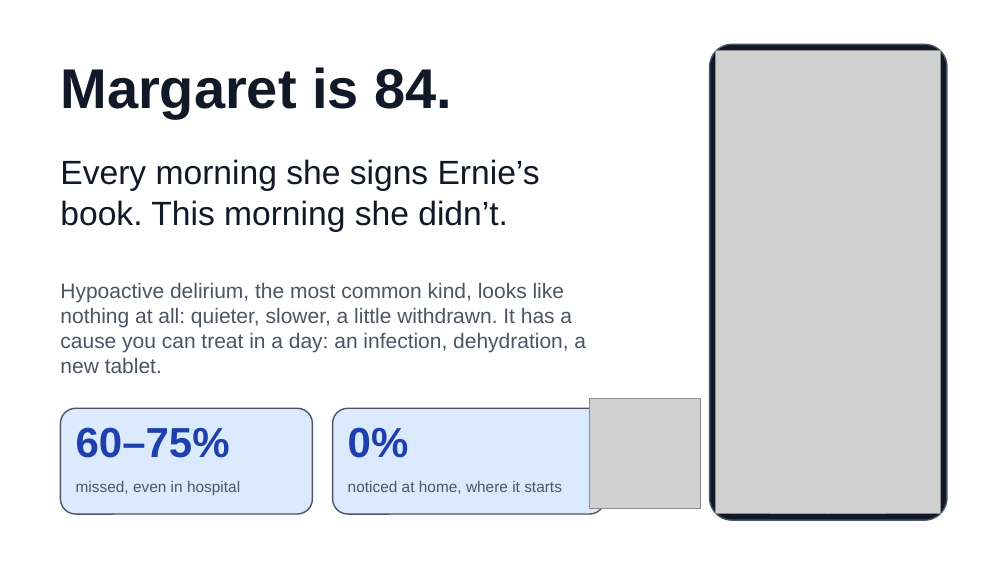
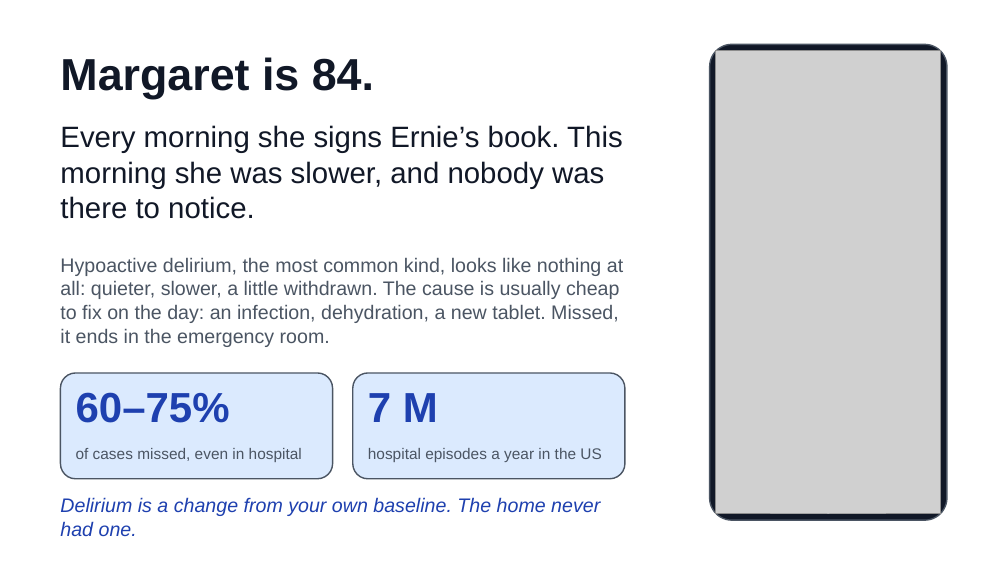
Before and after one commit to cpluntke/ernie, a slide deck: slide 2 of docs/talk/ernie-talk.pptx. Drawn at 1008x567 pixels with LibreOffice and Linux fonts; fonts in the diff are those of the drawing; grey boxes stand for pictures. Boxes give left, top, right and bottom in pixels: in the first picture for what was removed or moved away, otherwise in the second. Text is boxed around its words. In the diff, an @@ line names an element or a change of style, - is before the commit and + after.

```diff
--- a/docs/talk/ernie-talk.pptx
+++ b/docs/talk/ernie-talk.pptx
@@ text "Margaret is 84.": place and size @@
-text "Margaret is 84." at (60,67,452,117)
+text "Margaret is 84." at (60,57,374,99)
@@ text "Margaret is 84." at (60,57,374,99): size 40 to 32 pt @@
@@ text at (60,125,623,219): text changed; size 24 to 21 pt @@
-Every morning she signs Ernie’s book. This morning she didn’t.
+Every morning she signs Ernie’s book. This morning she was slower, and nobody was there to notice.
@@ text at (60,258,623,347): text changed; size 15 to 14 pt @@
-Hypoactive delirium, the most common kind, looks like nothing at all: quieter, slower, a little withdrawn. It has a cause you can treat in a day: an infection, dehydration, a new tablet.
+Hypoactive delirium, the most common kind, looks like nothing at all: quieter, slower, a little withdrawn. The cause is usually cheap to fix on the day: an infection, dehydration, a new tablet. Missed, it ends in the emergency room.
@@ rounded rectangle: place and size @@
-rounded rectangle at (60,408,312,514)
+rounded rectangle at (60,373,333,479)
@@ text "60–75%": place and size @@
-text "60–75%" at (76,427,230,458)
+text "60–75%" at (76,392,230,423)
@@ rounded rectangle: place and size @@
-rounded rectangle at (333,408,605,514)
+rounded rectangle at (353,373,625,479)
@@ text added at (368,393,438,422), 30 pt, text #1E40AF, bold @@
+7 M
@@ picture removed at (590,398,701,509) @@
@@ text at (76,448,302,462): text changed @@
-missed, even in hospital
+of cases missed, even in hospital
@@ text removed at (348,427,409,458) @@
-0%
@@ text added at (368,448,601,462), 11 pt, text #4B5563 @@
+hospital episodes a year in the US
@@ text added at (60,497,600,536), 14 pt, text #1E40AF, italic @@
+Delirium is a change from your own baseline. The home never had one.
@@ text removed at (348,481,562,494) @@
-noticed at home, where it starts
```
Also in this commit, not shown: 6 other slides changed, 8 other files.
